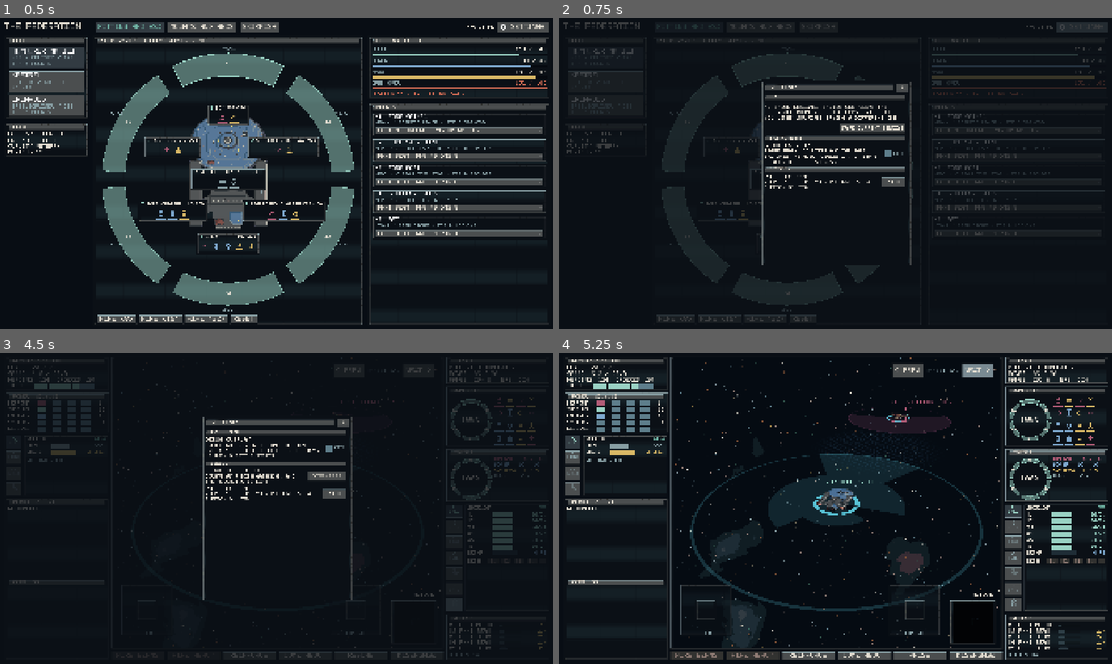
Above: before the commit, frames 1-4 (two rows, left to right).
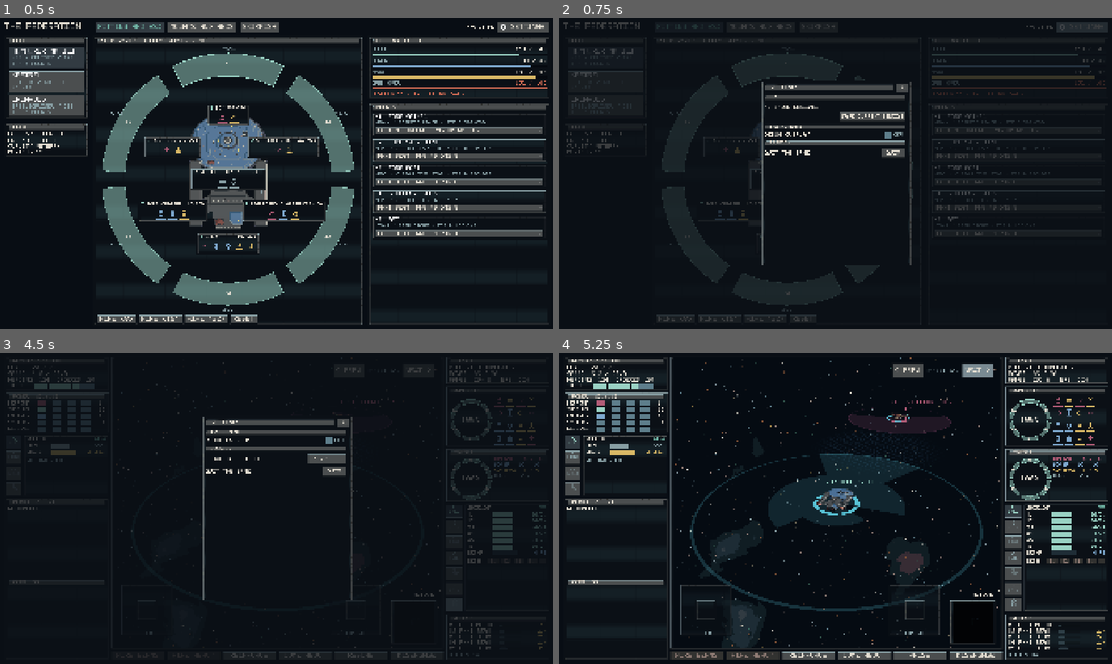
Above: after the commit, the same moments.

Repository: RubenTipparach/the-federation
Game: Godot game, scene res://scenes/main.tscn
Two runs of this game, one before a commit and one after it. Both use one fixed random seed, a clock stepped at 60 frames per second and the inputs below.
Inputs (mouse positions are in pixels of both pictures, inside the frame that each line leads up to):
- Up to frame 1 (0.5 s): no input
- Up to frame 2 (0.75 s): click "Settings" at 0.5 s
- Up to frame 3 (4.5 s): click "Fitting and SSD" at 1.25 s; click "Mounts and arcs" at 2 s; click "Skirmish" at 2.75 s; click "Begin skirmish" at 3.5 s; click (453, 604) at 4.25 s
- Up to frame 4 (5.25 s): click "Next >" at 5 s

Frame 1 is identical in both runs. In frame 2, 2.8% of the frame differs, in the area x 37-63%, y 28-55%; in frame 3, 1.7%; in frame 4, nothing differs.

Commit message:
Add CLAUDE.md 6.5, and stop the settings panel explaining itself
The settings panel had a sentence under every row saying what the row above
obviously did, plus which key also did it, plus where the game keeps its
files. That is written for somebody reading the screen once. Everybody else
reads it every time they open the panel, forever, and it is in their way.

Section 6.5 says so, generally: a menu row is a label and a control, not
documentation. No restating the control, no teaching the interface from
inside the interface, no reasons on screen when docs/ and code comments are
where the people who want them are looking. The test is whether a line would
still be worth reading the tenth time the screen is opened.

Two carve outs, both narrow. An empty state gets one line of fact, because a
blank list otherwise reads as broken. And an outcome the player cannot see
coming and cannot undo is worth a few words, on the control rather than
beneath it.

Applied: four sub-lines gone from settings, the empty state cut from a
paragraph to "No saved designs.", and the gear's tooltip cut from a list of
its contents to the word. The rows lost their wrapper VBoxes with the notes,
so the panel is nine nodes lighter as well as quieter.

The frame graph's legend stays. "200 frames, lines at 60 and 30 fps, top of
scale 50 ms" is the axis key for a chart drawn without axes, which is a
reading rather than an explanation, and the debug overlay is an instrument
rather than game UI (section 7).

Co-Authored-By: Claude Opus 5 <noreply@anthropic.com>
Claude-Session: https://claude.ai/code/session_01CvwCzyN7nJMTRzM6y36WyC

Diff:
--- a/scenes/main.tscn
+++ b/scenes/main.tscn
@@ -98,7 +98,7 @@
 clip_text = true
 icon = ExtResource("9")
 text = "Settings"
-tooltip_text = "Designs, instruments, and quitting"
+tooltip_text = "Settings"
 theme_override_constants/icon_max_width = 24
 theme_override_constants/h_separation = 8
 
--- a/scenes/ui/settings_panel.tscn
+++ b/scenes/ui/settings_panel.tscn
@@ -6,9 +6,6 @@
 ;
 ; It sits BELOW the debug overlay's layer, so an overlay opened from here is
 ; not covered by the panel that opened it.
-;
-; The dim behind it takes the mouse, which is what makes the panel modal and
-; what gives clicking outside somewhere to land.
 ;
 ; Fixed size, per CLAUDE.md 6.4: 520 by 640 in the 1920 by 1080 design space,
 ; clipped, with the one unbounded thing in it (the saved designs, of which
@@ -112,8 +109,7 @@
 [node name="NoDesigns" type="Label" parent="Frame/V/Scroll/Body"]
 layout_mode = 2
 theme_override_font_sizes/font_size = 13
-text = "No saved designs. Saving one keeps the hull, the mounts and the arcs, so a fit you liked survives trying a different one."
-autowrap_mode = 2
+text = "No saved designs."
 
 [node name="SaveRow" type="HBoxContainer" parent="Frame/V/Scroll/Body"]
 layout_mode = 2
@@ -136,21 +132,12 @@
 layout_mode = 2
 theme_override_constants/separation = 10
 
-[node name="Text" type="VBoxContainer" parent="Frame/V/Scroll/Body/DebugRow"]
-layout_mode = 2
-size_flags_horizontal = 3
-theme_override_constants/separation = 2
-
-[node name="Title" type="Label" parent="Frame/V/Scroll/Body/DebugRow/Text"]
-layout_mode = 2
+[node name="Title" type="Label" parent="Frame/V/Scroll/Body/DebugRow"]
+layout_mode = 2
+size_flags_horizontal = 3
+size_flags_vertical = 4
 theme_override_font_sizes/font_size = 14
 text = "Debug overlay"
-
-[node name="Note" type="Label" parent="Frame/V/Scroll/Body/DebugRow/Text"]
-layout_mode = 2
-theme_override_font_sizes/font_size = 12
-text = "Frame graph, counters and the part switches. F3 also toggles it. It stays up when a battle starts."
-autowrap_mode = 2
 
 ; One box is one point, and this point is on or off. The same control the
 ; reactor allocation and the tractor bid use, at a capacity of one, rather
@@ -186,21 +173,12 @@
 layout_mode = 2
 theme_override_constants/separation = 10
 
-[node name="Text" type="VBoxContainer" parent="Frame/V/Scroll/Body/LeaveRow"]
-layout_mode = 2
-size_flags_horizontal = 3
-theme_override_constants/separation = 2
-
-[node name="Title" type="Label" parent="Frame/V/Scroll/Body/LeaveRow/Text"]
-layout_mode = 2
+[node name="Title" type="Label" parent="Frame/V/Scroll/Body/LeaveRow"]
+layout_mode = 2
+size_flags_horizontal = 3
+size_flags_vertical = 4
 theme_override_font_sizes/font_size = 14
 text = "Leave the battle"
-
-[node name="Note" type="Label" parent="Frame/V/Scroll/Body/LeaveRow/Text"]
-layout_mode = 2
-theme_override_font_sizes/font_size = 12
-text = "Counts as a disengagement, and the recording is kept."
-autowrap_mode = 2
 
 [node name="Leave" type="Button" parent="Frame/V/Scroll/Body/LeaveRow"]
 custom_minimum_size = Vector2(136, 36)
@@ -216,21 +194,12 @@
 layout_mode = 2
 theme_override_constants/separation = 10
 
-[node name="Text" type="VBoxContainer" parent="Frame/V/Scroll/Body/QuitRow"]
-layout_mode = 2
-size_flags_horizontal = 3
-theme_override_constants/separation = 2
-
-[node name="Title" type="Label" parent="Frame/V/Scroll/Body/QuitRow/Text"]
-layout_mode = 2
+[node name="Title" type="Label" parent="Frame/V/Scroll/Body/QuitRow"]
+layout_mode = 2
+size_flags_horizontal = 3
+size_flags_vertical = 4
 theme_override_font_sizes/font_size = 14
 text = "Quit the game"
-
-[node name="Note" type="Label" parent="Frame/V/Scroll/Body/QuitRow/Text"]
-layout_mode = 2
-theme_override_font_sizes/font_size = 12
-text = "Your designs and your recordings are already on disk."
-autowrap_mode = 2
 
 [node name="Quit" type="Button" parent="Frame/V/Scroll/Body/QuitRow"]
 custom_minimum_size = Vector2(88, 36)
Not shown, changed: CLAUDE.md
